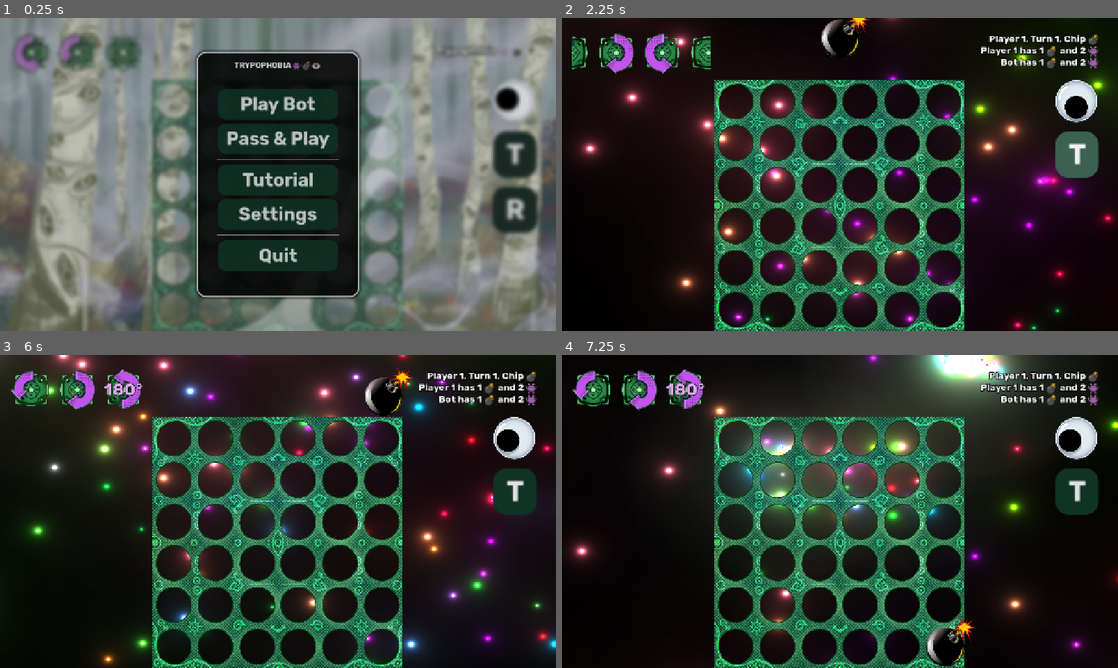
Above: before the commit, frames 1-4 (two rows, left to right).
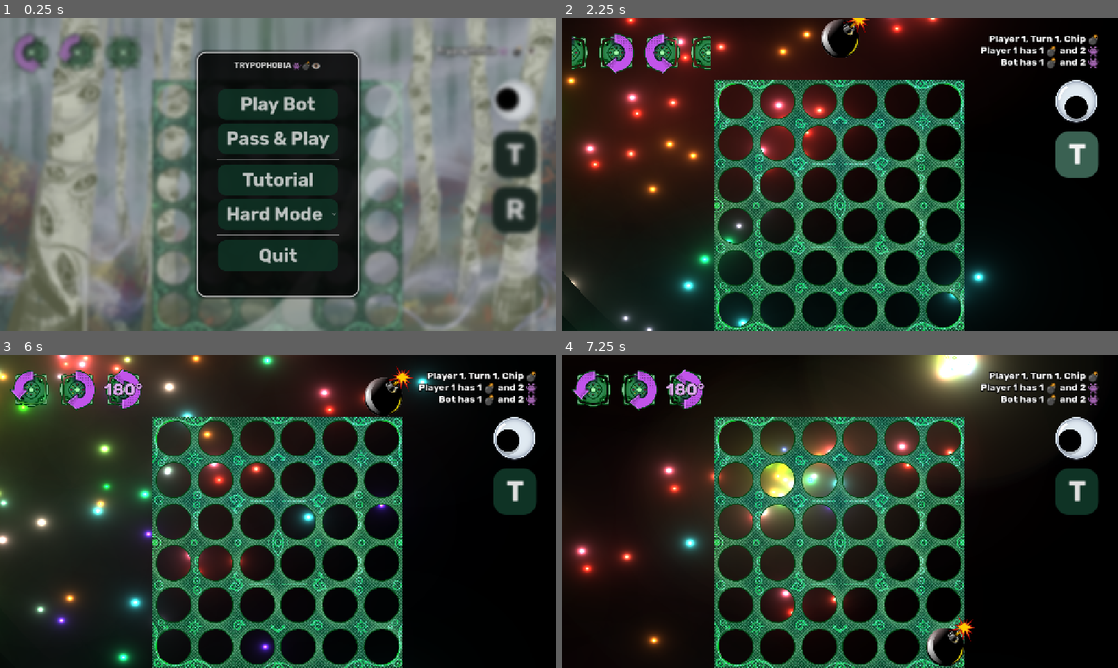
Above: after the commit, the same moments.

Repository: dac514/trypophobia
Game: Godot game, scene res://scenes/main.tscn
Same seed, same stepped clock (60 frames per second), same inputs: the game is played once before the commit and once after it.
Inputs (mouse positions are in pixels of both pictures, inside the frame that each line leads up to):
- Up to frame 1 (0.25 s): no input
- Up to frame 2 (2.25 s): click "Settings" (after the commit: "Hard Mode") at 0.5 s; click "Play Bot" at 1.25 s; click "T" at 2 s
- Up to frame 3 (6 s): click "T" at 2.75 s; click "R" at 3.5 s; click "R" at 4.25 s; click "T" at 5 s; tap Enter at 5.75 s; move the mouse to (400, 495) at 5.77 s; hold T (toggle_chip) from 5.78 s (still down); click (400, 495) at 5.92 s
- Up to frame 4 (7.25 s): release T (toggle_chip) at 6.5 s; drag from (728, 527) to (945, 527) at 6.52 s

The runs differ from the first frame. In frame 1, 0.5% of the frame differs, in the area x 40-61%, y 60-67%; in frame 2, 38%, in the area x 0-100%, y 0-100%; in frame 3, 28%; in frame 4, 15%.

Commit message:
Easy mode

Diff:
--- a/scenes/backgrounds.gd
+++ b/scenes/backgrounds.gd
@@ -19,5 +19,9 @@
 		shader_material.set_shader_parameter("quality", mobile_quality)
 		shader_material.set_shader_parameter("resolution", Vector2(250, 150))
 	else:
-		# Full quality for desktop
-		shader_material.set_shader_parameter("quality", 1.0)
+		# High quality for desktop
+		var desktop_quality := 1.0
+		if OS.get_processor_count() <= 4:
+			desktop_quality = 0.9
+
+		shader_material.set_shader_parameter("quality", desktop_quality)
--- a/scenes/main.gd
+++ b/scenes/main.gd
@@ -210,9 +210,9 @@
 
 	var new_text: String
 	if player_id:
-		new_text = "GAME OVER\nThe winner is: " + (player1_name if player_id == 1 else player2_name)
+		new_text = "GAME OVER \nThe winner is: " + (player1_name if player_id == 1 else player2_name) + " \n"
 	else:
-		new_text = "GAME OVER\nIt's a tie!"
+		new_text = "GAME OVER \nIt's a tie! \n"
 
 	player_label.text = new_text
 	player_eye.player_id = 1 if player_id == 1 else 2
@@ -311,7 +311,7 @@
 	# Calculate move
 	var bot := Bot.new()
 	add_child(bot)
-	bot.find_best_move(board.grid_state, current_player_id, chip_inventory, board.board_rotator.next_rotation_states)
+	bot.find_best_move(board.grid_state, current_player_id, chip_inventory, board.board_rotator.next_rotation_states, pause_screen.is_bot_dumb)
 	var move: BotMove = await bot.best_move
 	bot.worker.wait_to_finish()
 	bot.queue_free()
--- a/scenes/pause_screen.gd
+++ b/scenes/pause_screen.gd
@@ -12,6 +12,7 @@
 @onready var resume_button: Button = %ResumeButton
 @onready var ui_panel_container: PanelContainer = $UIPanelContainer
 @onready var v_box_container: VBoxContainer = $UIPanelContainer/VBoxContainer
+@onready var settings_button: OptionButton = %SettingsButton
 
 
 ## Controls how much the menu is opened. This isn't actually used in the running game
@@ -23,6 +24,7 @@
 @export_range(0.1, 10.0, 0.01, "or_greater") var animation_duration := 2.3
 
 var game_in_progress := false
+var is_bot_dumb: bool = false
 var _tween: Tween
 var _is_currently_opening := false
 
@@ -34,6 +36,7 @@
 	quit_button.pressed.connect(get_tree().quit)
 	info_button.pressed.connect(show_info)
 	resume_button.pressed.connect(func() -> void: toggle())
+	settings_button.item_selected.connect(_on_settings_button_item_selected)
 	info_label.meta_clicked.connect(_on_meta_clicked)
 	menu_opened_amount = 0.0
 	info_container.visible = false
@@ -110,3 +113,7 @@
 		hide_info()
 	elif typeof(meta) == TYPE_STRING and (meta as String).begins_with("https"):
 		OS.shell_open(meta)
+
+
+func _on_settings_button_item_selected(index: int) -> void:
+	is_bot_dumb = settings_button.get_item_id(index) == 1
--- a/scenes/pause_screen.tscn
+++ b/scenes/pause_screen.tscn
@@ -80,7 +80,9 @@
 Button/styles/normal = SubResource("StyleBoxFlat_o6xl0")
 Button/styles/pressed = SubResource("StyleBoxFlat_choun")
 HSeparator/constants/separation = 8
+OptionButton/font_sizes/font_size = 42
 PanelContainer/styles/panel = SubResource("StyleBoxFlat_tipki")
+PopupMenu/font_sizes/font_size = 32
 
 [sub_resource type="ShaderMaterial" id="ShaderMaterial_27awe"]
 shader = ExtResource("3_hr2n2")
@@ -181,9 +183,16 @@
 layout_mode = 2
 text = "Tutorial"
 
-[node name="SettingsButton" type="Button" parent="UIPanelContainer/VBoxContainer/CenterContainer/VBoxContainer"]
-layout_mode = 2
-text = "Settings"
+[node name="SettingsButton" type="OptionButton" parent="UIPanelContainer/VBoxContainer/CenterContainer/VBoxContainer"]
+unique_name_in_owner = true
+layout_mode = 2
+alignment = 1
+selected = 0
+item_count = 2
+popup/item_0/text = "Hard Mode"
+popup/item_0/id = 0
+popup/item_1/text = "Easy Mode"
+popup/item_1/id = 1
 
 [node name="HR2" type="HSeparator" parent="UIPanelContainer/VBoxContainer/CenterContainer/VBoxContainer"]
 layout_mode = 2
--- a/utils/bot/bot.gd
+++ b/utils/bot/bot.gd
@@ -5,13 +5,12 @@
 
 signal best_move(best_move: BotMove)
 
-
-func find_best_move(grid_state: Array, player_id: int, chip_inventory: Dictionary, next_rotation_states: Array)  -> void:
+func find_best_move(grid_state: Array, player_id: int, chip_inventory: Dictionary, next_rotation_states: Array, is_bot_dumb: bool)  -> void:
 	if worker and worker.is_alive():
 		print("Bot: Still thinking...")
 		return
 
-	worker = BotWorker.new(grid_state, player_id, chip_inventory, next_rotation_states)
+	worker = BotWorker.new(grid_state, player_id, chip_inventory, next_rotation_states, is_bot_dumb)
 	worker.connect("bot_worker_finished", _on_bot_worker_finished)
 	worker.start(worker.run)
 
--- a/utils/bot/bot_worker.gd
+++ b/utils/bot/bot_worker.gd
@@ -18,15 +18,17 @@
 var chip_inventory: Dictionary
 var grid_state: Array
 var next_rotation_states: Array
+var is_bot_dumb: bool = false
 var player_id: int
 var start_time: int
 var transposition_table: Dictionary = {}
 
-func _init(gs: Array, p: int, ci: Dictionary, nrs: Array) -> void:
+func _init(gs: Array, p: int, ci: Dictionary, nrs: Array, isb: bool) -> void:
 	grid_state = gs
 	player_id = p
 	chip_inventory = ci
 	next_rotation_states = nrs
+	is_bot_dumb = isb
 
 
 # Run the minimax search (CPU heavy, use a thread)
@@ -43,7 +45,6 @@
 	var chip_types: Array = [Globals.ChipType.EYE, Globals.ChipType.BOMB, Globals.ChipType.PACMAN]
 	var board := BotBoard.new()
 	board.setup(grid_state)
-	var valid_moves: Array = board.get_valid_drop_moves()
 
 	# Default to left column on empty board
 	if board.chip_count == 0:
@@ -57,16 +58,33 @@
 	elif board.chip_count < 10:
 		chip_types = [Globals.ChipType.EYE, Globals.ChipType.PACMAN]
 
-	# Checks for immediate winning moves or necessary blocks before minimax search
-	var immediate_move: BotMove = _check_win(board, player_id, chip_inventory, next_rotation_states)
-	if immediate_move != null:
-		call_deferred("emit_signal", "bot_worker_finished", immediate_move)
+	# Checks for immediate winning moves
+	var should_check_win: bool = not is_bot_dumb
+	if should_check_win:
+		var immediate_win: BotMove = _check_win(board, player_id, chip_inventory, next_rotation_states)
+		if immediate_win != null:
+			call_deferred("emit_signal", "bot_worker_finished", immediate_win)
+			return
+
+	# Check for blocking moves
+	var should_check_block: bool = not is_bot_dumb or (randi() % 2 == 0)  # Hard bot always checks, dumb bot has 1/2 chance
+	if should_check_block:
+		var immediate_block: BotMove = _check_block(board, player_id, chip_inventory, next_rotation_states)
+		if immediate_block != null:
+			call_deferred("emit_signal", "bot_worker_finished", immediate_block)
+			return
+
+	var valid_moves: Array = board.get_valid_drop_moves()
+
+	# Easy mode, select random move
+	if is_bot_dumb:
+		print("Easy mode, random move")
+		var random_move: BotMove = valid_moves[randi() % valid_moves.size()]
+		best_move = BotMove.new(Globals.ChipType.EYE, random_move.column)
+		call_deferred("emit_signal", "bot_worker_finished", best_move)
 		return
-	immediate_move = _check_block(board, player_id, chip_inventory, next_rotation_states)
-	if immediate_move != null:
-		call_deferred("emit_signal", "bot_worker_finished", immediate_move)
-		return
-
+
+	# Hard mode, minimax search
 	start_time = Time.get_ticks_msec()
 	var dynamic_depth := MAX_DEPTH
 	var directions: Array = ["right", "down", "left"]
@@ -109,7 +127,7 @@
 					else:
 						best_move = BotMove.new(chip_type, base_move.column)
 
-	print("Best score: " + str(best_score))
+	print("Hard mode, minimax best score: " + str(best_score))
 
 	call_deferred("emit_signal", "bot_worker_finished", best_move)
 
